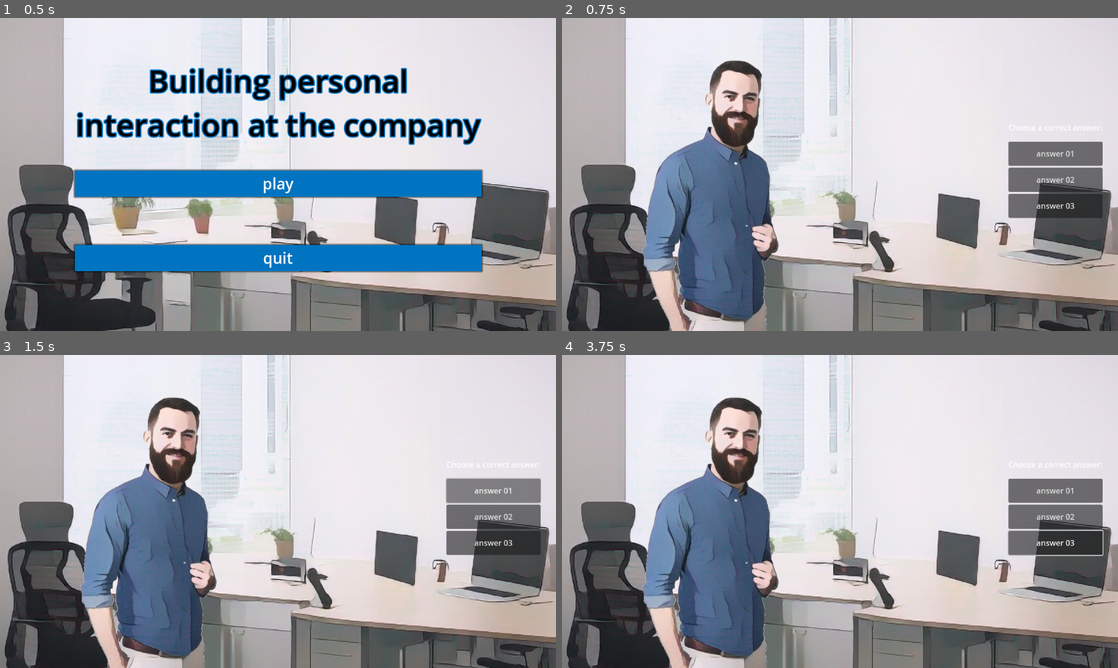
Above: before the commit, frames 1-4 (two rows, left to right).
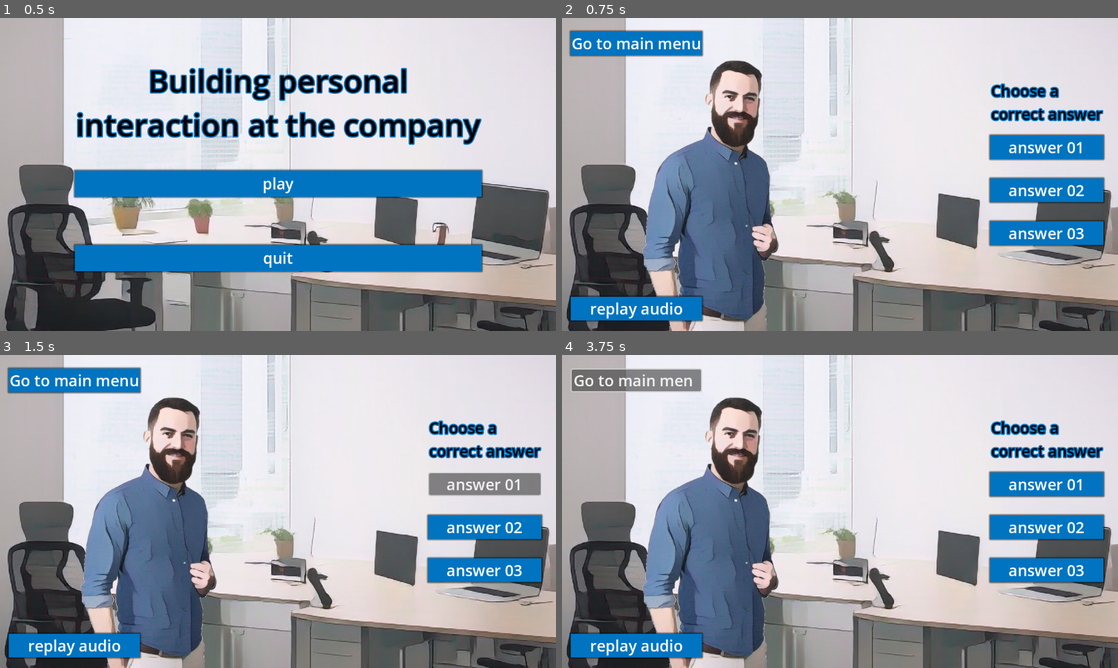
Above: after the commit, the same moments.

Repository: archibald-carrion/Conversational-english-serious-game
Game: Godot game, scene res://scenes/main_menu.tscn
Same seed, same stepped clock (60 frames per second), same inputs: the game is played once before the commit and once after it.
Inputs (mouse positions are in pixels of both pictures, inside the frame that each line leads up to):
- Up to frame 1 (0.5 s): no input
- Up to frame 2 (0.75 s): click "play" at 0.5 s
- Up to frame 3 (1.5 s): click "answer 01" at 1.25 s
- Up to frame 4 (3.75 s): click "answer 02" at 2 s; click "answer 03" at 2.75 s; click (634, 380) at 3.5 s, where only the run after the commit has a clickable "Go to main menu"

Frame 1 is identical in both runs. In frame 2, 12% of the frame differs, in the area x 1-98%, y 3-98%; in frame 3, 11%; in frame 4, 11%.

Commit message:
add theme to the scene, and better margings for spacing between buttons

Diff:
--- a/Conversational-english-serious-game/scenes/level_01.tscn
+++ b/Conversational-english-serious-game/scenes/level_01.tscn
@@ -1,8 +1,9 @@
-[gd_scene load_steps=4 format=3 uid="uid://dwi7nig2icwo2"]
+[gd_scene load_steps=5 format=3 uid="uid://dwi7nig2icwo2"]
 
 [ext_resource type="Script" path="res://scripts/first_level.gd" id="1_m467n"]
 [ext_resource type="Texture2D" uid="uid://do88killt2mb7" path="res://assets/sprites/background.png" id="2_no6y4"]
 [ext_resource type="Texture2D" uid="uid://ctc42tjv3nhid" path="res://assets/sprites/john.png" id="3_kgi6t"]
+[ext_resource type="Theme" uid="uid://beqbc2rrm4rwi" path="res://themes/theme_01.theme" id="4_58lit"]
 
 [node name="FirstLevel" type="Node2D"]
 script = ExtResource("1_m467n")
@@ -64,6 +65,7 @@
 layout_mode = 2
 size_flags_horizontal = 8
 size_flags_vertical = 0
+theme = ExtResource("4_58lit")
 
 [node name="MarginContainer2" type="MarginContainer" parent="answers/HBoxContainer/answers"]
 custom_minimum_size = Vector2(0, 50)
@@ -71,11 +73,15 @@
 
 [node name="Label" type="Label" parent="answers/HBoxContainer/answers/MarginContainer2"]
 layout_mode = 2
-text = "Choose a correct answer:"
+theme_override_font_sizes/font_size = 32
+text = "Choose a
+correct answer"
 
 [node name="MarginContainer" type="MarginContainer" parent="answers/HBoxContainer/answers"]
 custom_minimum_size = Vector2(100, 50)
 layout_mode = 2
+theme_override_constants/margin_top = 20
+theme_override_constants/margin_bottom = 20
 
 [node name="Button" type="Button" parent="answers/HBoxContainer/answers/MarginContainer"]
 layout_mode = 2
@@ -84,6 +90,8 @@
 [node name="MarginContainer3" type="MarginContainer" parent="answers/HBoxContainer/answers"]
 custom_minimum_size = Vector2(100, 50)
 layout_mode = 2
+theme_override_constants/margin_top = 20
+theme_override_constants/margin_bottom = 20
 
 [node name="Button" type="Button" parent="answers/HBoxContainer/answers/MarginContainer3"]
 layout_mode = 2
@@ -92,7 +100,44 @@
 [node name="MarginContainer4" type="MarginContainer" parent="answers/HBoxContainer/answers"]
 custom_minimum_size = Vector2(100, 50)
 layout_mode = 2
+theme_override_constants/margin_top = 20
+theme_override_constants/margin_bottom = 20
 
 [node name="Button" type="Button" parent="answers/HBoxContainer/answers/MarginContainer4"]
 layout_mode = 2
 text = "answer 03"
+
+[node name="left_side_buttons" type="CanvasLayer" parent="."]
+
+[node name="HBoxContainer" type="HBoxContainer" parent="left_side_buttons"]
+anchors_preset = 4
+anchor_top = 0.5
+anchor_bottom = 0.5
+offset_left = 20.0
+offset_top = -24.0
+offset_right = 170.0
+offset_bottom = 30.0
+grow_vertical = 2
+size_flags_horizontal = 0
+
+[node name="VBoxContainer" type="VBoxContainer" parent="left_side_buttons/HBoxContainer"]
+layout_mode = 2
+theme = ExtResource("4_58lit")
+
+[node name="margin_goto_main_menu_button" type="MarginContainer" parent="left_side_buttons/HBoxContainer/VBoxContainer"]
+custom_minimum_size = Vector2(150, 50)
+layout_mode = 2
+theme_override_constants/margin_bottom = 250
+
+[node name="Button" type="Button" parent="left_side_buttons/HBoxContainer/VBoxContainer/margin_goto_main_menu_button"]
+layout_mode = 2
+text = "Go to main menu"
+
+[node name="magin_replay_button" type="MarginContainer" parent="left_side_buttons/HBoxContainer/VBoxContainer"]
+custom_minimum_size = Vector2(150, 50)
+layout_mode = 2
+theme_override_constants/margin_top = 250
+
+[node name="Button" type="Button" parent="left_side_buttons/HBoxContainer/VBoxContainer/magin_replay_button"]
+layout_mode = 2
+text = "replay audio"
